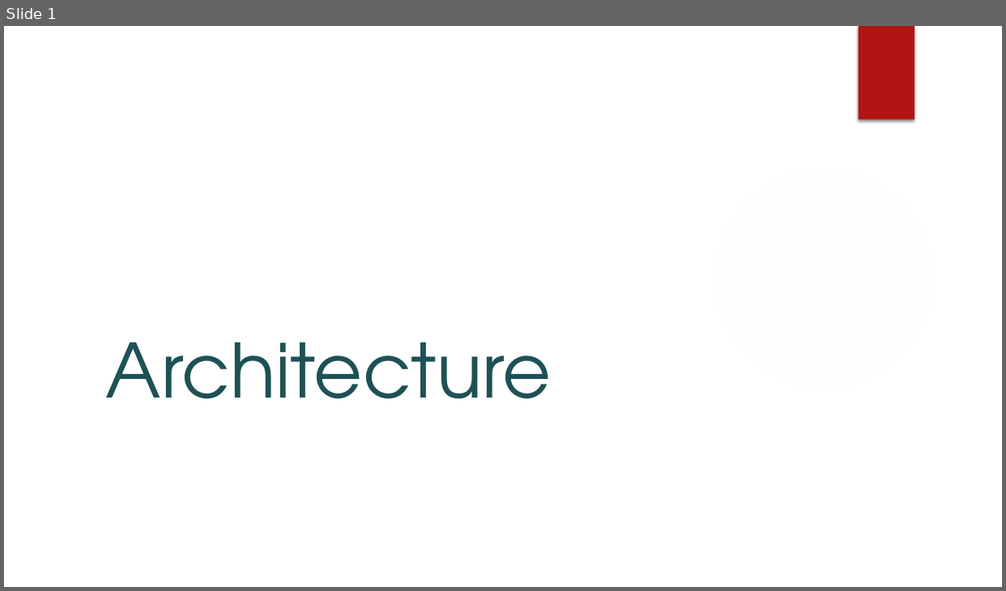
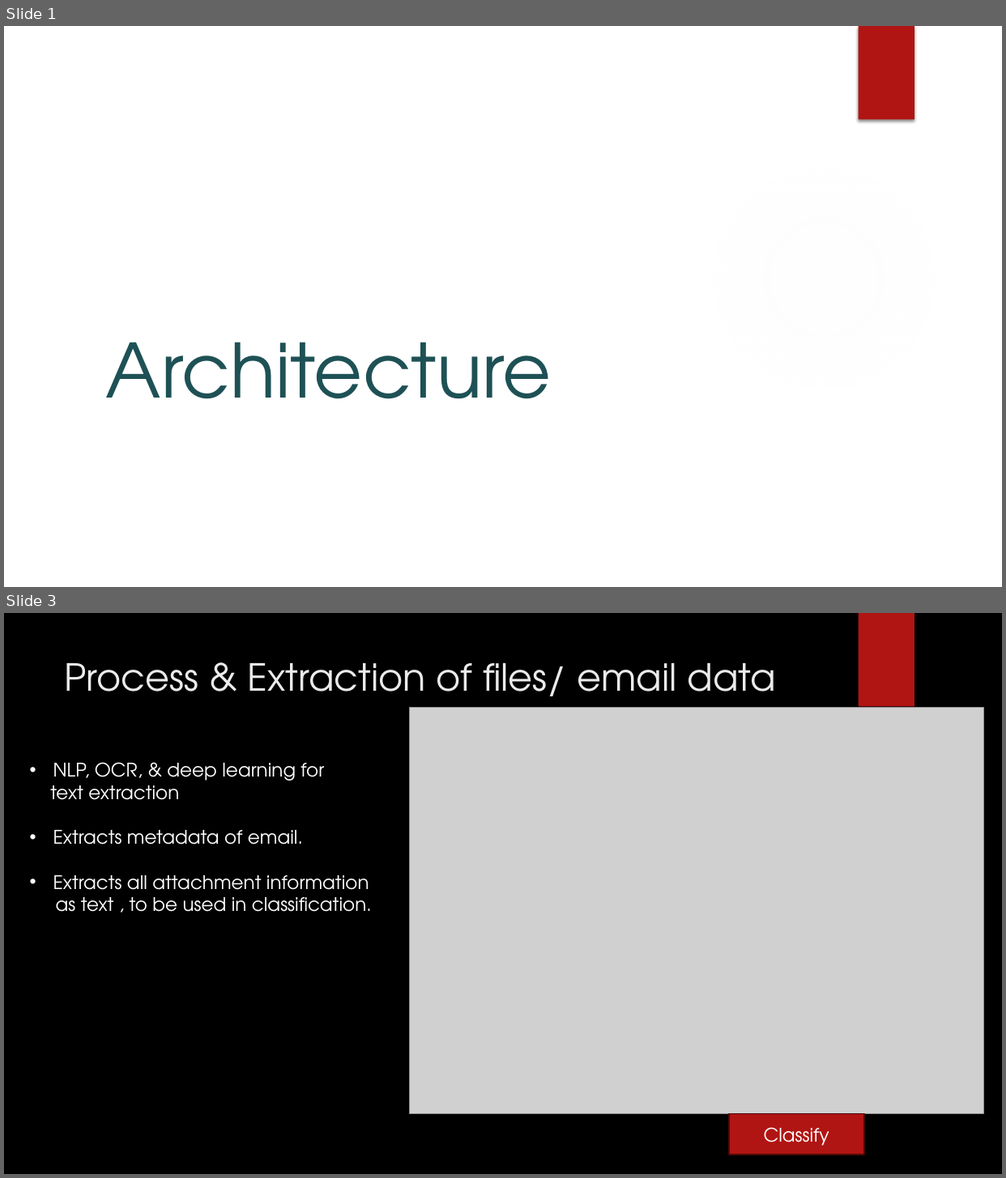
Before and after one commit to ewfx/gaied-t2-10-f5, a slide deck: artifacts/arch/Architecture_Flowdiagram.pptx. Shown one above the other, each under a label of ours: slide 1 before the commit, slides 1 and 3 after it; the slides between them are not shown. The pictures are 1006x591 and 1006x1178 pixels, drawn with LibreOffice and Linux fonts; fonts in the diff are those of the drawing; grey boxes stand for pictures; background and template pictures are left out. Boxes give left, top, right and bottom in pixels: in the first picture for what was removed or moved away, otherwise in the second. Text is boxed around its words. In the diff, an @@ line names an element or a change of style, - is before the commit and + after.

```diff
--- a/artifacts/arch/Architecture_Flowdiagram.pptx
+++ b/artifacts/arch/Architecture_Flowdiagram.pptx
@@ slide 3 added at (4, 613, 1002, 1174), background picture (left out); not listed: 1 template element that a slide beside it also shows @@
@@ title added at (65, 663, 775, 709), 36 pt, text #EBEBEB @@
+Process & Extraction of files/ email data
@@ picture added at (410, 707, 984, 1114) @@
@@ text added at (50, 762, 372, 912), 18 pt, text #FFFFFF @@
+• NLP, OCR, & deep learning for
+text extraction
+• Extracts metadata of email.
+• Extracts all attachment information
+as text , to be used in classification.
@@ rectangle added at (729, 1114, 864, 1155), fill #B01513, outline #4D0908 1.5 pt, 18 pt, text #FFFFFF @@
+Classify
```
Also in this commit, not shown: 3 other slides added, 1 slide removed, 4 other files.
